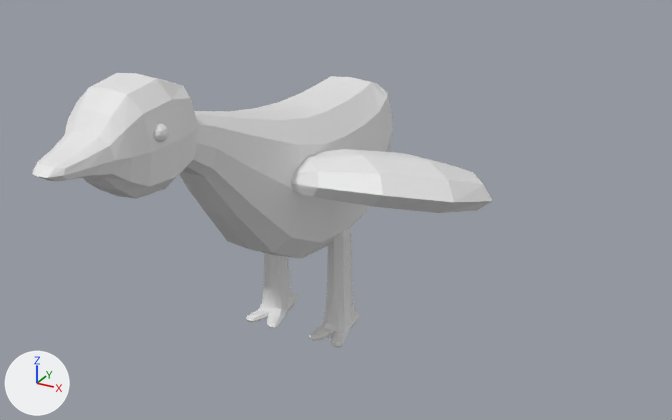
Renders of the Blender file Chill game/Assets/Bird.blend from each side of a commit.
One viewpoint serves both versions: a camera (50 mm lens) standing at (10.37, -18.24, 7.26) and looking at (1.66, -2.41, -0.66). The axes (+X, +Y, +Z) are drawn at lower left. The lights are the same throughout. The first picture is the older version.

In view in the first picture: 'Head', 'Wing', 'body', 'eyues', 'legs'.
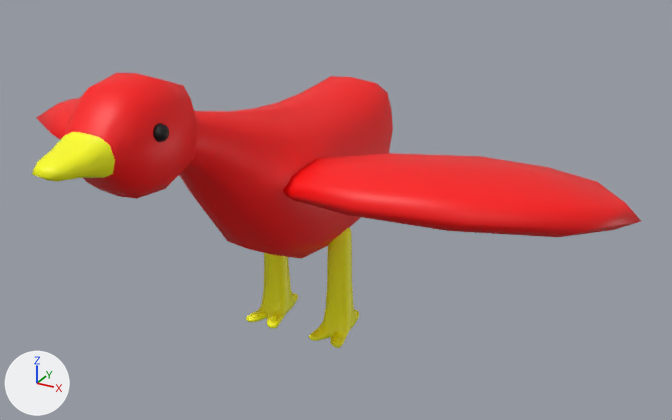
Boxes (x1, y1, x2, y2) around the edits, measured in the pictures (672 x 420 px):
'body', recoloured (white to red)
    both: (179, 76, 393, 259)
'Wing', recoloured, moved, rescaled
    before: (291, 149, 492, 213)
    after: (36, 98, 641, 237)
'legs', recoloured (white to yellow)
    both: (246, 227, 359, 348)
'eyues', recoloured (white to black)
    both: (153, 123, 169, 142)
part 1 of me_cube_002, recoloured (white to red)
    both: (64, 73, 199, 199)
part 2 of me_cube_002, recoloured (white to yellow)
    both: (32, 132, 115, 182)

Patch to the scene script:
```diff
--- a/Chill game/Assets/Bird.blend.py
+++ b/Chill game/Assets/Bird.blend.py
@@ mat_legs @@
+mat_legs = bpy.data.materials.new('Legs')
+# nodes: BsdfPrincipled, OutputMaterial, ValToRGB
+# colours: black #000000, dark yellow #6a6b00, yellow #feff03
@@ mat_black @@
+mat_black = principled_material('Black')
+mat_black.base_color = (0.0, 0.0, 0.0)  # black #000000
@@ mat_body @@
+mat_body = bpy.data.materials.new('Body')
+# nodes: BsdfPrincipled, OutputMaterial, ValToRGB
+# colours: black #000000, dark red #6b281c, red #ff0002
@@ me_cube_001 @@
 me_cube_001.from_pydata(...)  # 24 vertices, 20 faces; spans x -1.57..0.0, y -6.25..2.31, z -2.46..2.36
+me_cube_001.materials.append(mat_body)
@@ me_cube_002 @@
 me_cube_002.from_pydata(...)  # 53 vertices, 44 faces; spans x -0.84..0.0, y -2.27..1.16, z -1.03..1.03
 # used by ob_head; location = (0.0, -6.55, 2.01)
+# me_cube_002 part 1: all 28 faces centred in x -0.78..-0.16, y -1.05..1.01, z -0.97..0.97 switch from no material to mat_body
+# me_cube_002 part 2: all 16 faces centred in x -0.46..-0.08, y -2.17..-1.4, z -0.28..0.28 switch from no material to mat_legs
@@ me_cube_003 @@
 me_cube_003.from_pydata(...)  # 42 vertices, 40 faces; spans x -4.68..-0.22, y -3.47..-0.08, z -0.65..0.66
+me_cube_003.materials.append(mat_body)
@@ me_icosphere @@
 me_icosphere.from_pydata(...)  # 42 vertices, 80 faces; spans x -5.86..-3.96, y -1.0..1.0, z 0.4..2.4
+me_icosphere.materials.append(mat_black)  # black #000000
@@ me_cube_004 @@
 me_cube_004.from_pydata(...)  # 170 vertices, 168 faces; spans x -1.35..-0.45, y -1.68..0.08, z -4.65..-1.78
+me_cube_004.materials.append(mat_legs)
@@ ob_wing @@
 ob_wing = bpy.data.objects.new('Wing', me_cube_003)
-ob_wing.location = (0.0, 0.0, 0.0)
+ob_wing.location = (0.0, 0.97, 0.0)
+ob_wing.scale = (1.62, 1.42, 1.0)
 _m = ob_wing.modifiers.new('Mirror', 'MIRROR')
```
